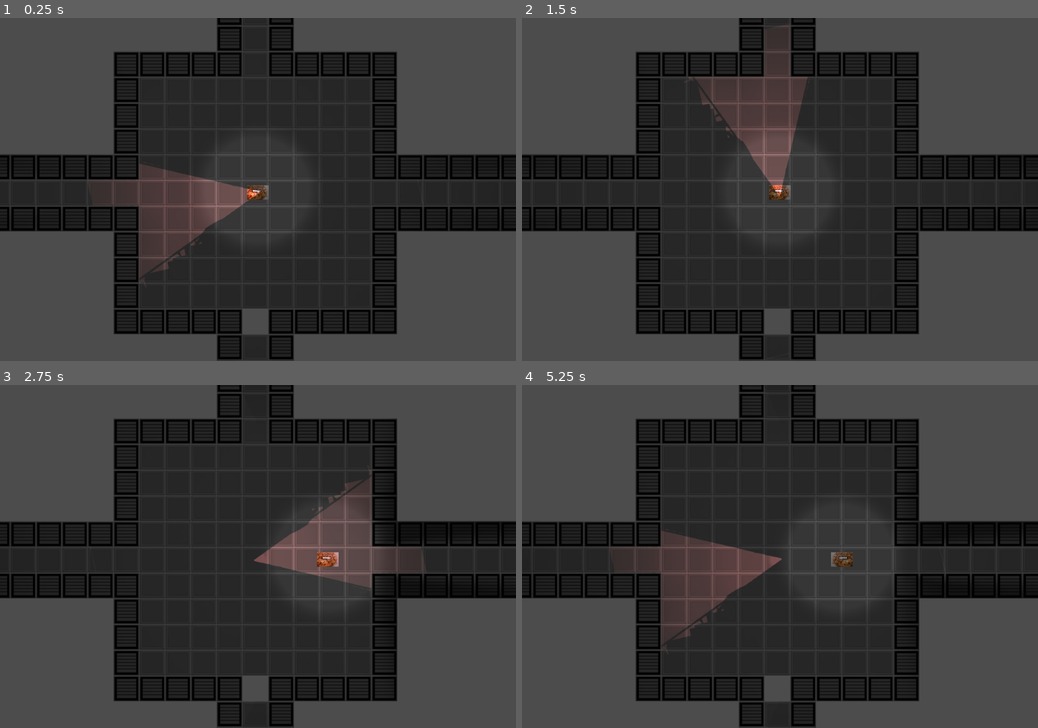
Above: before the commit, frames 1-4 (two rows, left to right).
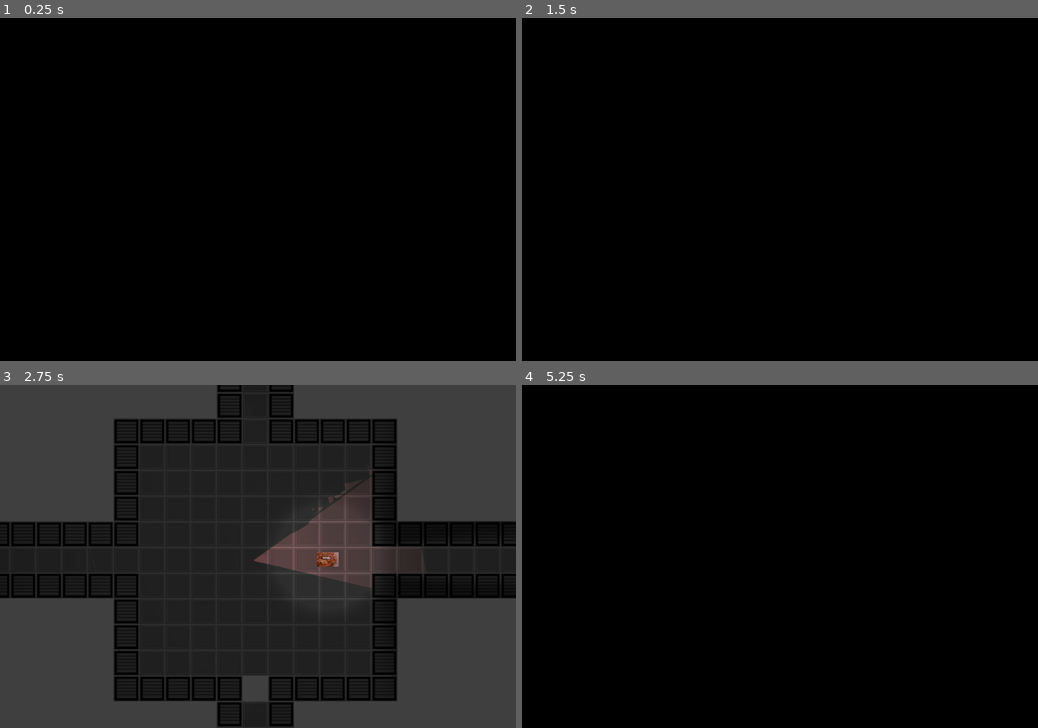
Above: after the commit, the same moments.

Repository: feyrkh/game-jam
Game: Godot game, scene res://levels/RoomTransitionDemo.tscn
Two runs of this game, one before a commit and one after it. Both use one fixed random seed, a clock stepped at 60 frames per second and the inputs below. This scene is started directly instead of the project's main scene.
Inputs:
- Up to frame 1 (0.25 s): no input
- Up to frame 2 (1.5 s): hold Right (ui_right) 0.53-1.28 s; hold Down (ui_down) from 1.28 s (still down)
- Up to frame 3 (2.75 s): release Down (ui_down) at 2.03 s; hold Right (ui_right) from 2.03 s (still down)
- Up to frame 4 (5.25 s): release Right (ui_right) at 2.78 s; hold Up (ui_up) 2.78-3.53 s; hold Left (ui_left) 3.53-5.03 s; hold Down (ui_down) from 5.03 s (still down)

The runs differ from the first frame. In frame 1, 91% of the frame differs, in the area x 0-100%, y 0-100%; in frame 2, 91%; in frame 3, 0.1%; in frame 4, 89%.

Commit message:
Starbeast approach/attack animations + screen shake

Diff:
--- a/01_space_horror/camera/MixedModeCamera.gd
+++ b/01_space_horror/camera/MixedModeCamera.gd
@@ -5,6 +5,11 @@
 var target:Node2D
 export var targetPath:NodePath
 export var following:bool = false
+export(float) var shakeIntensity = 30
+export(float) var shakeDurationSeconds = 1.5
+var remainingShakeDurationSeconds = 0
+
+var shake:float = 0
 
 var lastEnteredRegion
 
@@ -14,6 +19,9 @@
 func _physics_process(_delta):
 	if following:
 		position = target.position
+	if remainingShakeDurationSeconds > 0:
+		position += Vector2(rand_range(-shakeIntensity, shakeIntensity), rand_range(-shakeIntensity, shakeIntensity))
+		remainingShakeDurationSeconds -= _delta
 
 func on_fixed_mode_entered(fixedArea:Position2D):
 	lastEnteredRegion = fixedArea
@@ -37,3 +45,7 @@
 	yield($AnimationPlayer, "animation_finished")
 	get_tree().paused = false
 	self.pause_mode = Node.PAUSE_MODE_INHERIT
+
+
+func _on_StarbeastRoom_approachFinished():
+	remainingShakeDurationSeconds = shakeDurationSeconds
--- a/01_space_horror/camera/MixedModeCamera.tscn
+++ b/01_space_horror/camera/MixedModeCamera.tscn
@@ -35,14 +35,16 @@
 
 [node name="MixedModeCamera" type="Camera2D"]
 position = Vector2( 131.741, 114.069 )
+z_index = 4000
+z_as_relative = false
 script = ExtResource( 1 )
 
 [node name="ColorRect" type="ColorRect" parent="."]
-margin_left = -148.616
-margin_top = -107.562
-margin_right = 828.384
-margin_bottom = 526.438
-color = Color( 0, 0, 0, 1 )
+margin_left = -500.0
+margin_top = -500.0
+margin_right = 500.0
+margin_bottom = 500.0
+color = Color( 0, 0, 0, 0 )
 __meta__ = {
 "_edit_use_anchors_": false
 }
--- a/01_space_horror/levels/RoomTransitionDemo.tscn
+++ b/01_space_horror/levels/RoomTransitionDemo.tscn
@@ -1,10 +1,11 @@
-[gd_scene load_steps=6 format=2]
+[gd_scene load_steps=7 format=2]
 
 [ext_resource path="res://levels/StationTileset.tres" type="TileSet" id=1]
 [ext_resource path="res://player/Player.tscn" type="PackedScene" id=2]
 [ext_resource path="res://camera/FixedCameraArea.tscn" type="PackedScene" id=3]
 [ext_resource path="res://camera/MixedModeCamera.tscn" type="PackedScene" id=4]
 [ext_resource path="res://props/StrobeLight.tscn" type="PackedScene" id=5]
+[ext_resource path="res://levels/starbeast/StarbeastRoom.tscn" type="PackedScene" id=6]
 
 [node name="RoomTransitionDemo" type="Node2D"]
 __meta__ = {
@@ -63,9 +64,11 @@
 [node name="Room Cameras" type="Node" parent="."]
 
 [node name="Room 1" parent="Room Cameras" instance=ExtResource( 3 )]
+visible = false
 position = Vector2( 460.62, 257.563 )
 
 [node name="Room 2" parent="Room Cameras" instance=ExtResource( 3 )]
+visible = false
 position = Vector2( 1676.76, 275.522 )
 
 [node name="Hall 1R" parent="Room Cameras" instance=ExtResource( 3 )]
@@ -75,11 +78,13 @@
 cameraFocus = 3
 
 [node name="Hall 1L" parent="Room Cameras" instance=ExtResource( 3 )]
+visible = false
 position = Vector2( 108.466, 264.044 )
 scale = Vector2( 0.5, 0.5 )
 cameraFocus = 2
 
 [node name="Hall 2L" parent="Room Cameras" instance=ExtResource( 3 )]
+visible = false
 position = Vector2( 1319.31, 268.731 )
 scale = Vector2( 0.5, 0.5 )
 cameraFocus = 2
@@ -97,7 +102,6 @@
 cameraFocus = 4
 
 [node name="Camera2D" parent="." instance=ExtResource( 4 )]
-visible = false
 position = Vector2( 468.336, 269.99 )
 current = true
 process_mode = 0
@@ -108,3 +112,8 @@
 drag_margin_bottom = 0.0
 targetPath = NodePath("../../RoomTransitionDemo/Player")
 following = true
+
+[node name="StarbeastRoom" parent="." instance=ExtResource( 6 )]
+position = Vector2( 478.264, -580.266 )
+z_index = -100
+[connection signal="approachFinished" from="StarbeastRoom" to="Camera2D" method="_on_StarbeastRoom_approachFinished"]
--- /dev/null
+++ b/01_space_horror/levels/starbeast/StarField.gd
@@ -0,0 +1,16 @@
+extends Node2D
+
+# Declare member variables here. Examples:
+# var a = 2
+# var b = "text"
+
+
+# Called when the node enters the scene tree for the first time.
+func _ready():
+	$Sprite.position.x = -$Sprite.texture.get_width()
+	$Sprite2.position.x = 0
+
+
+# Called every frame. 'delta' is the elapsed time since the previous frame.
+#func _process(delta):
+#	pass
--- a/01_space_horror/levels/starbeast/StarbeastRoom.gd
+++ b/01_space_horror/levels/starbeast/StarbeastRoom.gd
@@ -6,14 +6,21 @@
 export(float) var approachMinutes = 1
 
 func _ready():
+	startApproach()
+
+func startApproach():
 	$AnimationPlayer.playback_speed = 1/approachMinutes
 	$AnimationPlayer.play("approach")
+
+func startAttack():
+	$AnimationPlayer.playback_speed = 1
+	$AnimationPlayer.play("attack")
 
 
 func _on_AnimationPlayer_animation_finished(anim_name):
 	if anim_name == "approach":
 		emit_signal("approachFinished")
-		$AnimationPlayer.play("attack")
+		startAttack()
 	if anim_name == "attack":
 		emit_signal("attackFinished")
-		$AnimationPlayer.play("approach")
+		startApproach()
--- a/01_space_horror/levels/starbeast/StarbeastRoom.tscn
+++ b/01_space_horror/levels/starbeast/StarbeastRoom.tscn
@@ -1,9 +1,9 @@
-[gd_scene load_steps=9 format=2]
+[gd_scene load_steps=8 format=2]
 
-[ext_resource path="res://levels/starbeast/ParallaxLayer.gd" type="Script" id=1]
 [ext_resource path="res://levels/starbeast/starbeast.png" type="Texture" id=2]
 [ext_resource path="res://levels/starbeast/StarbeastRoom.gd" type="Script" id=3]
 [ext_resource path="res://levels/starbeast/starfield.jpeg" type="Texture" id=4]
+[ext_resource path="res://levels/starbeast/StarField.gd" type="Script" id=5]
 
 [sub_resource type="SpriteFrames" id=1]
 animations = [ {
@@ -28,6 +28,18 @@
 "update": 0,
 "values": [ Vector2( 0.01, 0.01 ), Vector2( 1, 1 ) ]
 }
+tracks/1/type = "value"
+tracks/1/path = NodePath("StarField:scale")
+tracks/1/interp = 1
+tracks/1/loop_wrap = true
+tracks/1/imported = false
+tracks/1/enabled = true
+tracks/1/keys = {
+"times": PoolRealArray( 0, 60 ),
+"transitions": PoolRealArray( 1, 1 ),
+"update": 0,
+"values": [ Vector2( 0.75, 0.75 ), Vector2( 1, 1 ) ]
+}
 
 [sub_resource type="Animation" id=3]
 resource_name = "attack"
@@ -40,45 +52,52 @@
 tracks/0/enabled = true
 tracks/0/keys = {
 "times": PoolRealArray( 0, 5 ),
-"transitions": PoolRealArray( 1, 1 ),
+"transitions": PoolRealArray( 0.5, 0.5 ),
 "update": 0,
 "values": [ Vector2( 1, 1 ), Vector2( 0.01, 0.01 ) ]
 }
 tracks/1/type = "value"
-tracks/1/path = NodePath("StarField2:scroll_offset")
+tracks/1/path = NodePath("StarField:scale")
 tracks/1/interp = 1
 tracks/1/loop_wrap = true
 tracks/1/imported = false
 tracks/1/enabled = true
 tracks/1/keys = {
 "times": PoolRealArray( 0, 5 ),
-"transitions": PoolRealArray( 1, 0.5 ),
+"transitions": PoolRealArray( 0.5, 1 ),
 "update": 0,
-"values": [ Vector2( 0, 0 ), Vector2( 2000, 0 ) ]
+"values": [ Vector2( 1, 1 ), Vector2( 0.75, 0.75 ) ]
 }
 
-[sub_resource type="CanvasItemMaterial" id=4]
+[node name="StarbeastRoom" type="Node2D"]
+script = ExtResource( 3 )
+__meta__ = {
+"_edit_group_": true
+}
+approachMinutes = 0.2
 
-[node name="StarbeastRoom" type="Node2D"]
-position = Vector2( 242.746, 249.681 )
-script = ExtResource( 3 )
+[node name="StarField" type="Node2D" parent="."]
+script = ExtResource( 5 )
+
+[node name="Sprite" type="Sprite" parent="StarField"]
+texture = ExtResource( 4 )
+__meta__ = {
+"_edit_lock_": true
+}
+
+[node name="Sprite2" type="Sprite" parent="StarField"]
+texture = ExtResource( 4 )
+__meta__ = {
+"_edit_lock_": true
+}
 
 [node name="Starbeast" type="AnimatedSprite" parent="."]
-scale = Vector2( 0.741618, 0.741618 )
 frames = SubResource( 1 )
+__meta__ = {
+"_edit_lock_": true
+}
 
 [node name="AnimationPlayer" type="AnimationPlayer" parent="."]
 anims/approach = SubResource( 2 )
 anims/attack = SubResource( 3 )
-
-[node name="StarField2" type="ParallaxBackground" parent="."]
-
-[node name="ParallaxLayer" type="ParallaxLayer" parent="StarField2"]
-material = SubResource( 4 )
-motion_scale = Vector2( 1, 2 )
-motion_mirroring = Vector2( 400, 271 )
-script = ExtResource( 1 )
-
-[node name="Sprite" type="Sprite" parent="StarField2/ParallaxLayer"]
-texture = ExtResource( 4 )
 [connection signal="animation_finished" from="AnimationPlayer" to="." method="_on_AnimationPlayer_animation_finished"]
